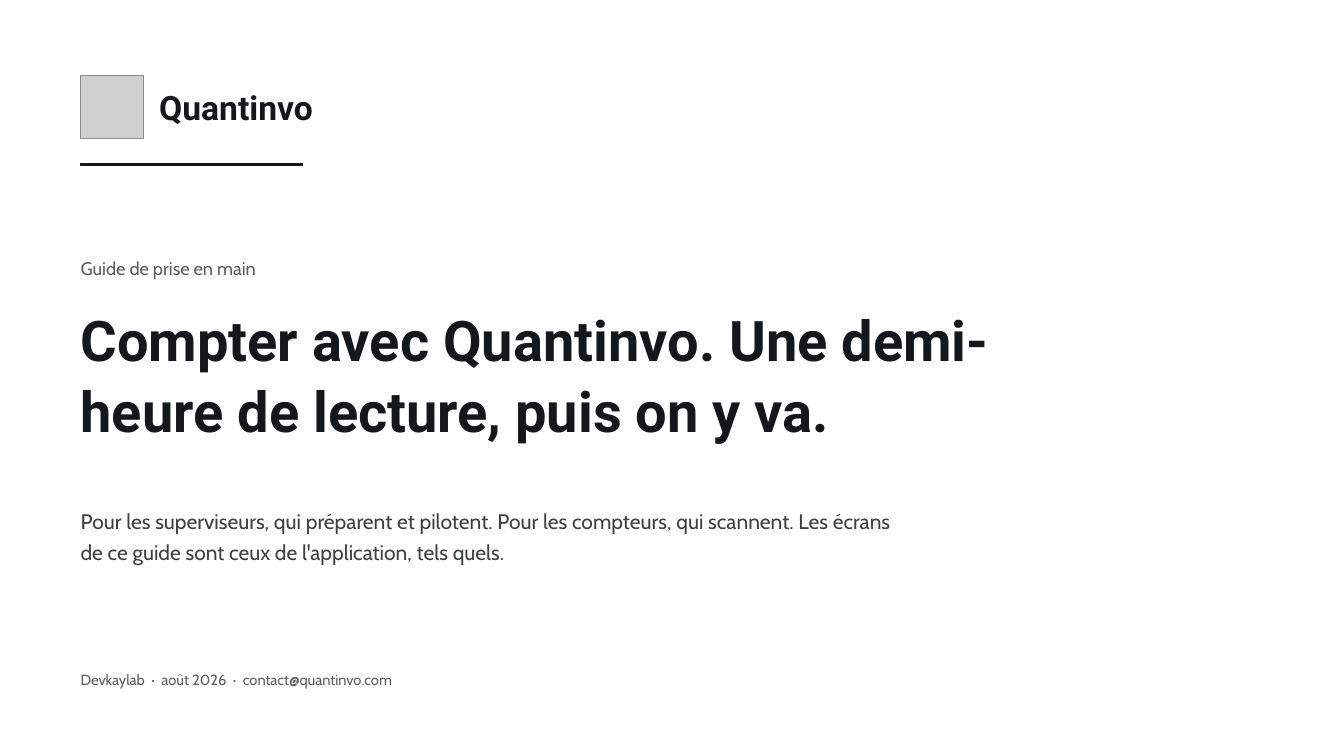
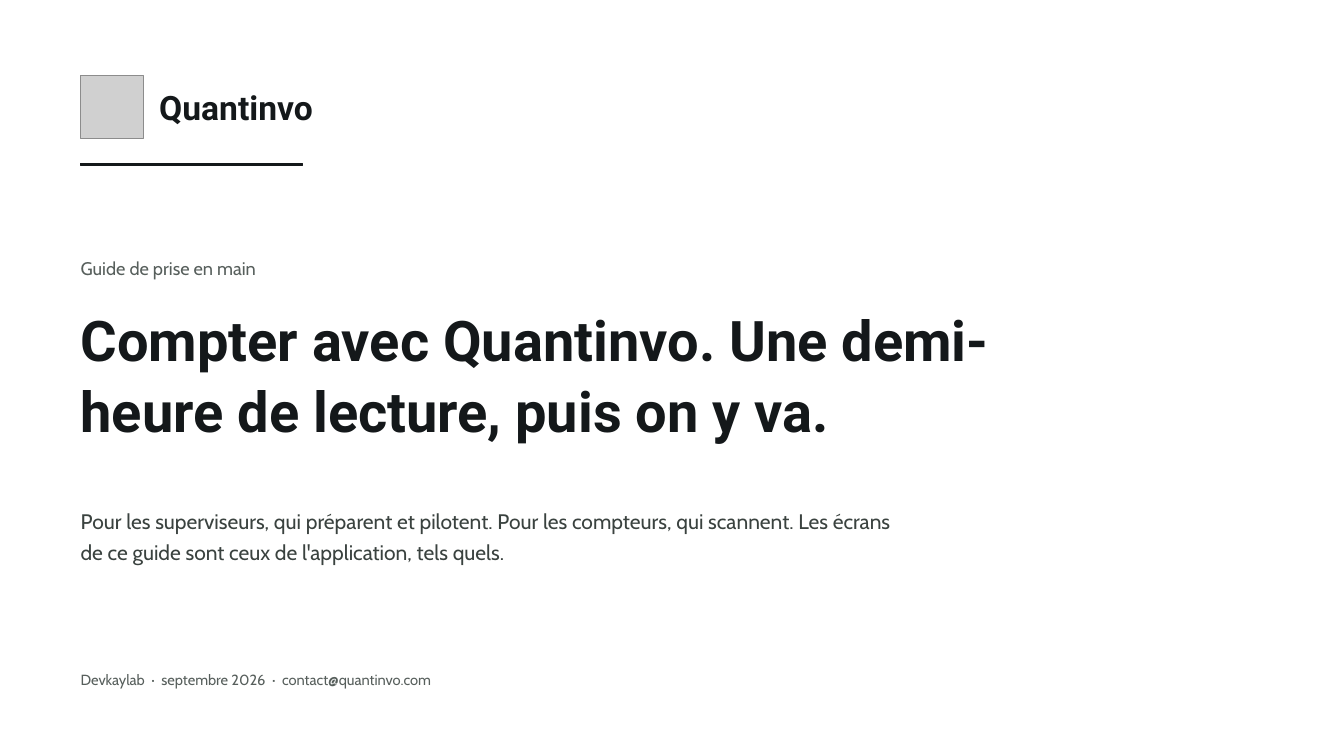
Before and after one commit to devkaylab/Inventaire, a slide deck: slide 1 of docs/entreprise/deck/Quantinvo-prise-en-main-marque.pptx. Drawn at 1344x756 pixels with LibreOffice and Linux fonts; fonts in the diff are those of the drawing; grey boxes stand for pictures. Boxes give left, top, right and bottom in pixels: in the first picture for what was removed or moved away, otherwise in the second. Text is boxed around its words. In the diff, an @@ line names an element or a change of style, - is before the commit and + after.

Commit message:
La vingt-deuxième capture est prise, et le guide du site passe à Ardoise
`balise-terminee` — la célébration « Première balise terminée » — était le
seul écran d'avant Ardoise. Elle ne se déclenche qu'après une ouverture
matérialisée, donc après un vrai comptage : la passe du 9 septembre s'y était
refusée, Julien a donné le feu vert.

Douze pièces sur trois références écrites sur la balise 1018 de « Rayon
textile », puis défaites par les gestes du produit — « Recompter à zéro »
(qui efface les lignes) PUIS « Annuler le comptage » (qui rend la balise à
« pending », ce que le premier ne fait pas). État contrôlé identique à
l'avant : 52 balises à faire, 12 comptées, 6 auditées, 72 comptages,
23 articles.

Au passage : les treize captures du guide `/outils/prise-en-main` du site
étaient restées celles du 2 septembre, en indigo — la passe du 9 n'avait mis
à jour que le deck. Elles sont alignées, et `CAPTURES_LE` avec elles. Et le
pied du deck de prise en main annonçait « août 2026 » sur un document qui
porte les captures d'aujourd'hui.

```diff
--- a/docs/entreprise/deck/Quantinvo-prise-en-main-marque.pptx
+++ b/docs/entreprise/deck/Quantinvo-prise-en-main-marque.pptx
@@ text at (81,674,431,689): text changed @@
-Devkaylab · août 2026 · contact@quantinvo.com
+Devkaylab · septembre 2026 · contact@quantinvo.com
```
Also in this commit, not shown: 17 other slides changed, 19 other files.
